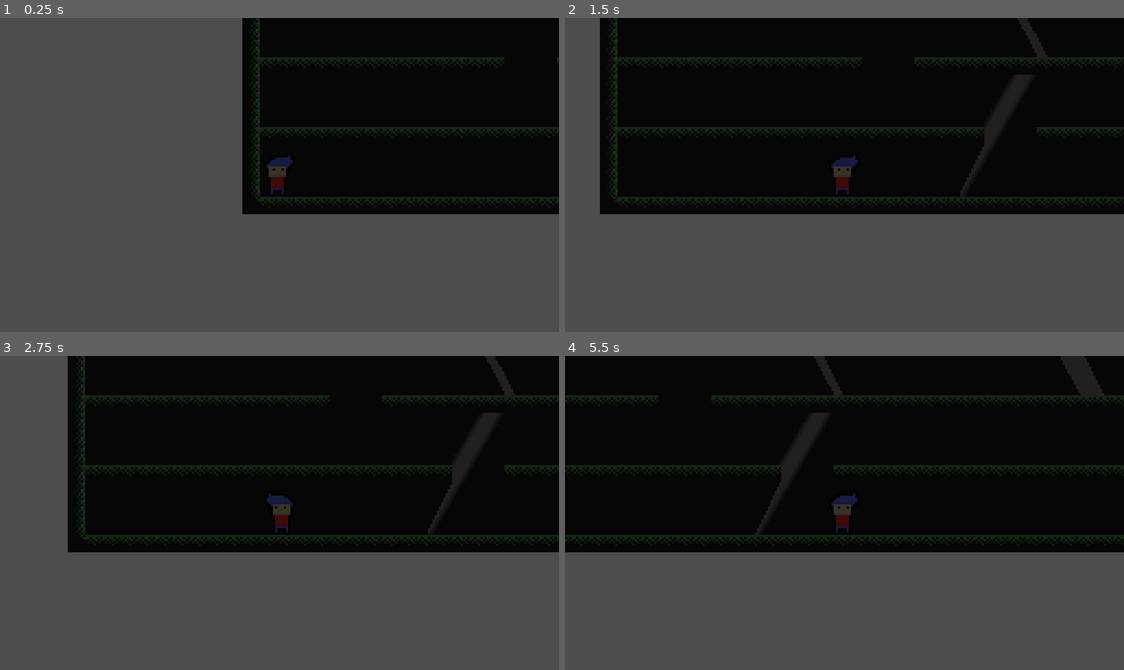
Above: before the commit, frames 1-4 (two rows, left to right).
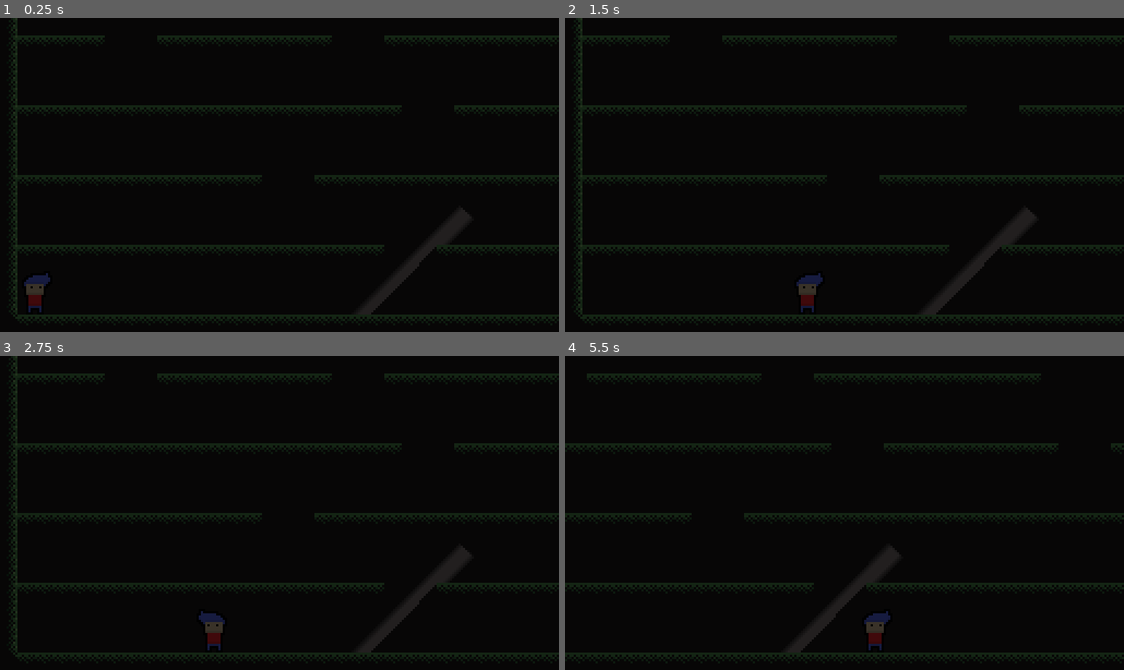
Above: after the commit, the same moments.

Repository: mhu/shadows-and-alchemy
Game: Godot game, scene res://scenes/main.tscn
Same seed, same stepped clock (60 frames per second), same inputs: the game is played once before the commit and once after it.
Inputs:
- Up to frame 1 (0.25 s): no input
- Up to frame 2 (1.5 s): tap Enter at 0.5 s; hold D (move_right) from 0.53 s (still down); tap Space (jump) at 0.77 s
- Up to frame 3 (2.75 s): tap Space (jump) at 1.52 s; release D (move_right) at 2.03 s; hold A (move_left) from 2.03 s (still down)
- Up to frame 4 (5.5 s): release A (move_left) at 2.78 s; hold D (move_right) 2.78-4.28 s; tap Space (jump) at 3.02, 3.77, 4.52 s; hold A (move_left) 4.28-5.03 s; hold D (move_right) from 5.03 s (still down)

The runs differ from the first frame. In frame 1, 69% of the frame differs, in the area x 0-100%, y 0-100%; in frame 2, 49%; in frame 3, 52%; in frame 4, 46%.

Commit message:
feat: set camera bounds and position smoothing

Diff:
--- a/scenes/main.tscn
+++ b/scenes/main.tscn
@@ -1681,7 +1681,7 @@
 [node name="TileMap" type="TileMap" parent="."]
 tile_set = SubResource("TileSet_g85ru")
 format = 2
-layer_0/tile_data = PackedInt32Array(1179648, 589826, 2, 124 …(36869 unchanged characters)… 5, 65597, 2, 15, 62, 2, 15, 65598, 2, 15)
+layer_0/tile_data = PackedInt32Array(1179648, 589826, 2, 124 …(36869 unchanged characters)… 5, 65597, 2, 15, 62, 2, 15, 65598, 2, 15, 2293823, 65538, 3)
 
 [node name="Player" type="CharacterBody2D" parent="."]
 position = Vector2(17, 270)
@@ -1692,6 +1692,11 @@
 animation = &"walk"
 
 [node name="Camera2D" type="Camera2D" parent="Player"]
+limit_left = 0
+limit_top = 0
+limit_right = 512
+limit_bottom = 288
+position_smoothing_enabled = true
 
 [node name="CollisionShape2D" type="CollisionShape2D" parent="Player"]
 position = Vector2(-1, 3)
@@ -1701,12 +1706,14 @@
 color = Color(0.25098, 0.25098, 0.25098, 1)
 
 [node name="PointLight2D" type="PointLight2D" parent="."]
-position = Vector2(178, 252)
-rotation = 2.0997
+position = Vector2(214, 233)
+rotation = 2.34844
 scale = Vector2(1.15255, 4.79843)
 shadow_enabled = true
 texture = ExtResource("4_xokle")
+offset = Vector2(32, 0)
 
 [node name="DirectionalLight2D" type="DirectionalLight2D" parent="."]
+visible = false
 rotation = -0.47822
 shadow_enabled = true
